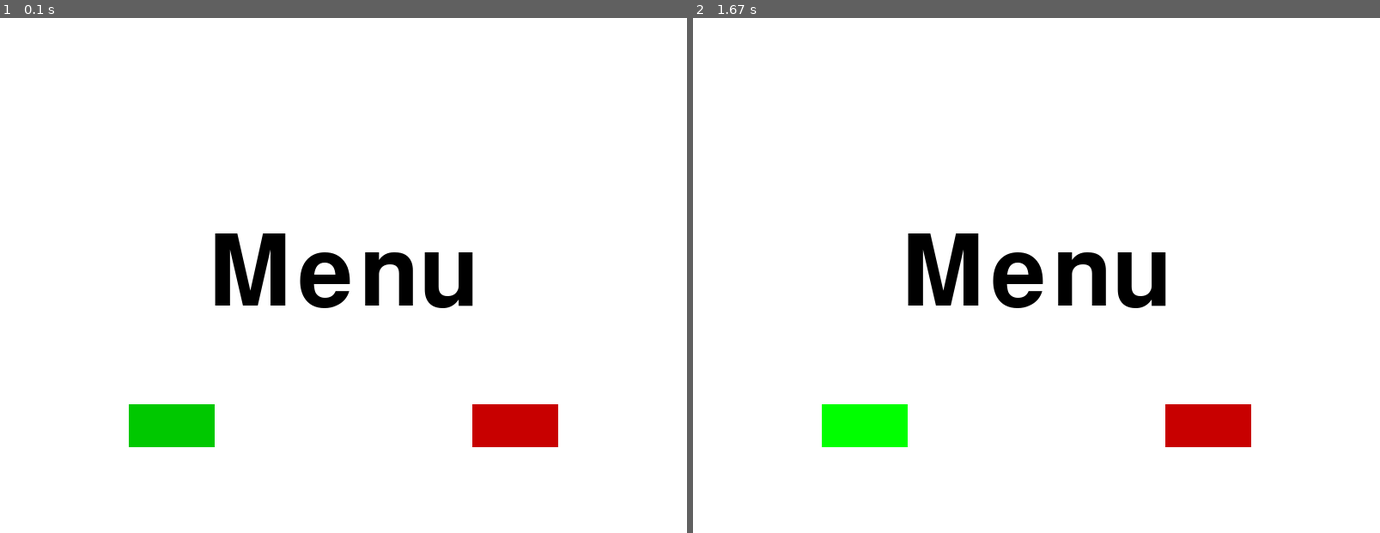
Above: before the commit, frames 1-2 (left to right).
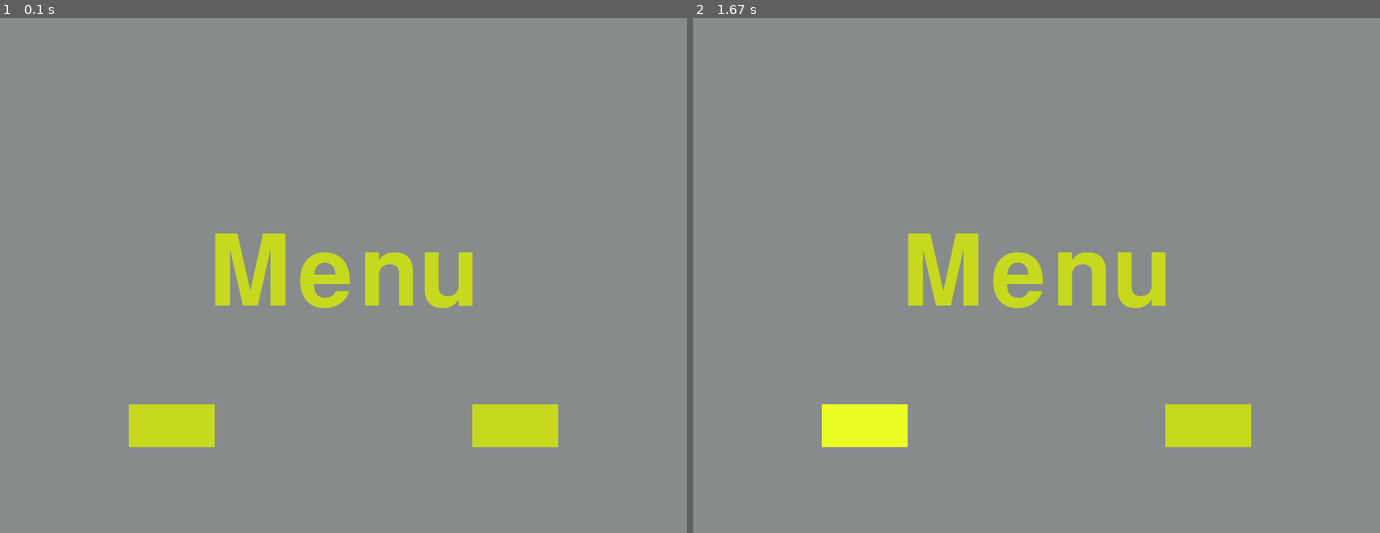
Above: after the commit, the same moments.

Repository: jamesrmuir/Creme_eggs
Game: pygame game, started from Launcher.py
The game is run twice, just before and just after one commit, with the same random seed, the same clock (stepped at 60 frames per second) and the same inputs.
Inputs (mouse positions are in pixels of both pictures, inside the frame that each line leads up to):
- Up to frame 1 (0.1 s): no input
- Up to frame 2 (1.67 s): click (864, 424) at 0.42 s; click (1036, 306) at 0.77 s; click (864, 424) at 1.6 s

The runs differ from the first frame. In frame 1, 100% of the frame differs, in the area x 0-100%, y 0-100%; in frame 2, 100%.

Commit message:
Changed colours commented code

Diff:
--- a/Launcher.py
+++ b/Launcher.py
@@ -9,15 +9,18 @@
 white        = (255,255,255)
 red          = (200,  0,  0)
 green        = (  0,200,  0)
-bright_red   = (255,  0,  0)
-bright_green = (0  ,255,  0)
+brightRed   = (255,  0,  0)
+brightGreen = (0  ,255,  0)
+grey         = (135,139,140)
+yellow       = (198,217, 30)
+brightYellow = (233,255, 36)
 
 #Functions=====================================================================#
 def menu():
 
-    intro = True
+    menuLoop = True
 
-    while intro:
+    while menuLoop:
         #Allows the player to quit
         for event in pygame.event.get():
             if event.type == pygame.QUIT:
@@ -25,7 +28,7 @@
                 quit()
 
         #Sets screen to white
-        gameDisplay.fill(white)
+        gameDisplay.fill(grey)
 
         #Defines text
         largeText = pygame.font.Font("freesansbold.ttf", 115)
@@ -38,16 +41,19 @@
 
         #print(mouse)
 
+        #Button One
         if 150+100 > mouse[0] > 150 and 450+50 > mouse[1] > 450:
-            pygame.draw.rect(gameDisplay, bright_green,(150,450,100,50))
+            pygame.draw.rect(gameDisplay, brightYellow,(150,450,100,50))
         else:
-            pygame.draw.rect(gameDisplay, green,(150,450,100,50))
-        pygame.draw.rect(gameDisplay, red,(550,450,100,50))
+            pygame.draw.rect(gameDisplay, yellow,(150,450,100,50))
+
+        #Button Two
+        pygame.draw.rect(gameDisplay, yellow,(550,450,100,50))
         pygame.display.update()
         clock.tick(15)
 
 def textObjects(text, font):
-    textSurface = font.render(text, True, black)
+    textSurface = font.render(text, True, yellow)
     return textSurface, textSurface.get_rect()
 
 def message_display(text):
